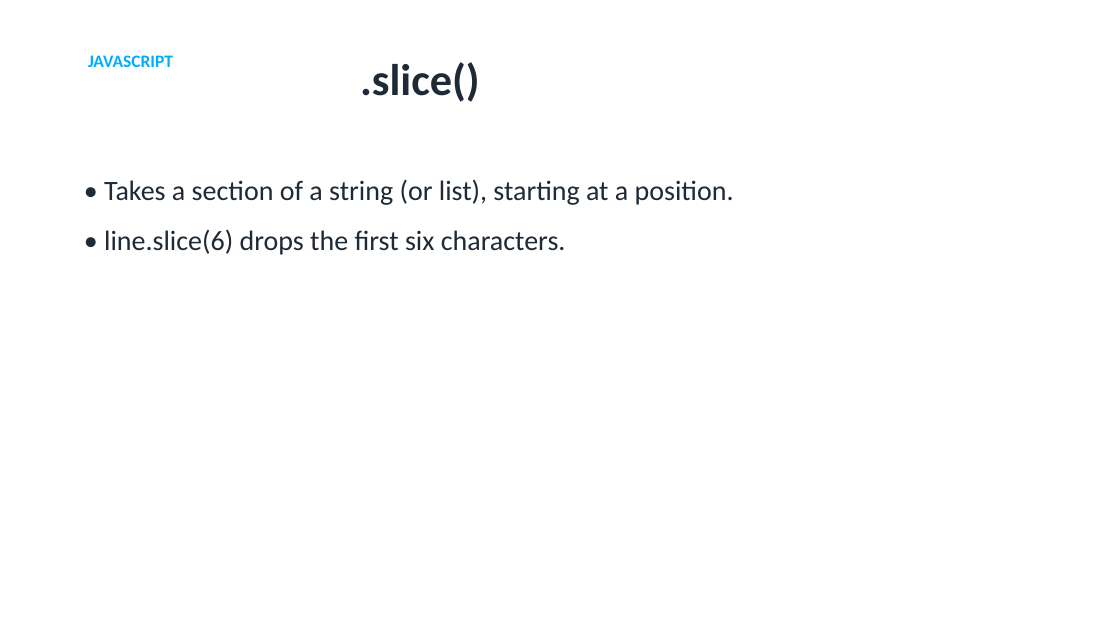
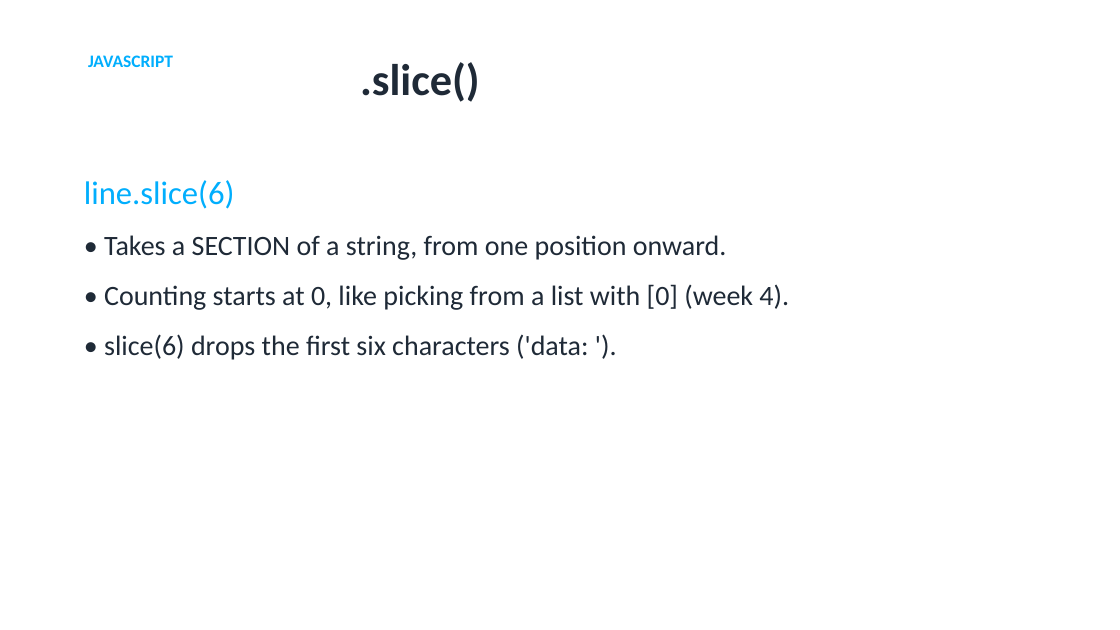
Before and after one commit to utgapps/utgapps.github.io, a slide deck: slide 29 of ai101/slides/week-10.pptx. Drawn at 1120x630 pixels with LibreOffice and Linux fonts; fonts in the diff are those of the drawing. Boxes give left, top, right and bottom in pixels: in the first picture for what was removed or moved away, otherwise in the second. Text is boxed around its words. In the diff, an @@ line names an element or a change of style, - is before the commit and + after.

```diff
--- a/ai101/slides/week-10.pptx
+++ b/ai101/slides/week-10.pptx
@@ text at [84,180,789,360]: text changed @@
-• Takes a section of a string (or list), starting at a position.
-• line.slice(6) drops the first six characters.
+line.slice(6)
+• Takes a SECTION of a string, from one position onward.
+• Counting starts at 0, like picking from a list with [0] (week 4).
+• slice(6) drops the first six characters ('data: ').
```
Also in this commit, not shown: 4 other slides changed, 27 other files.
